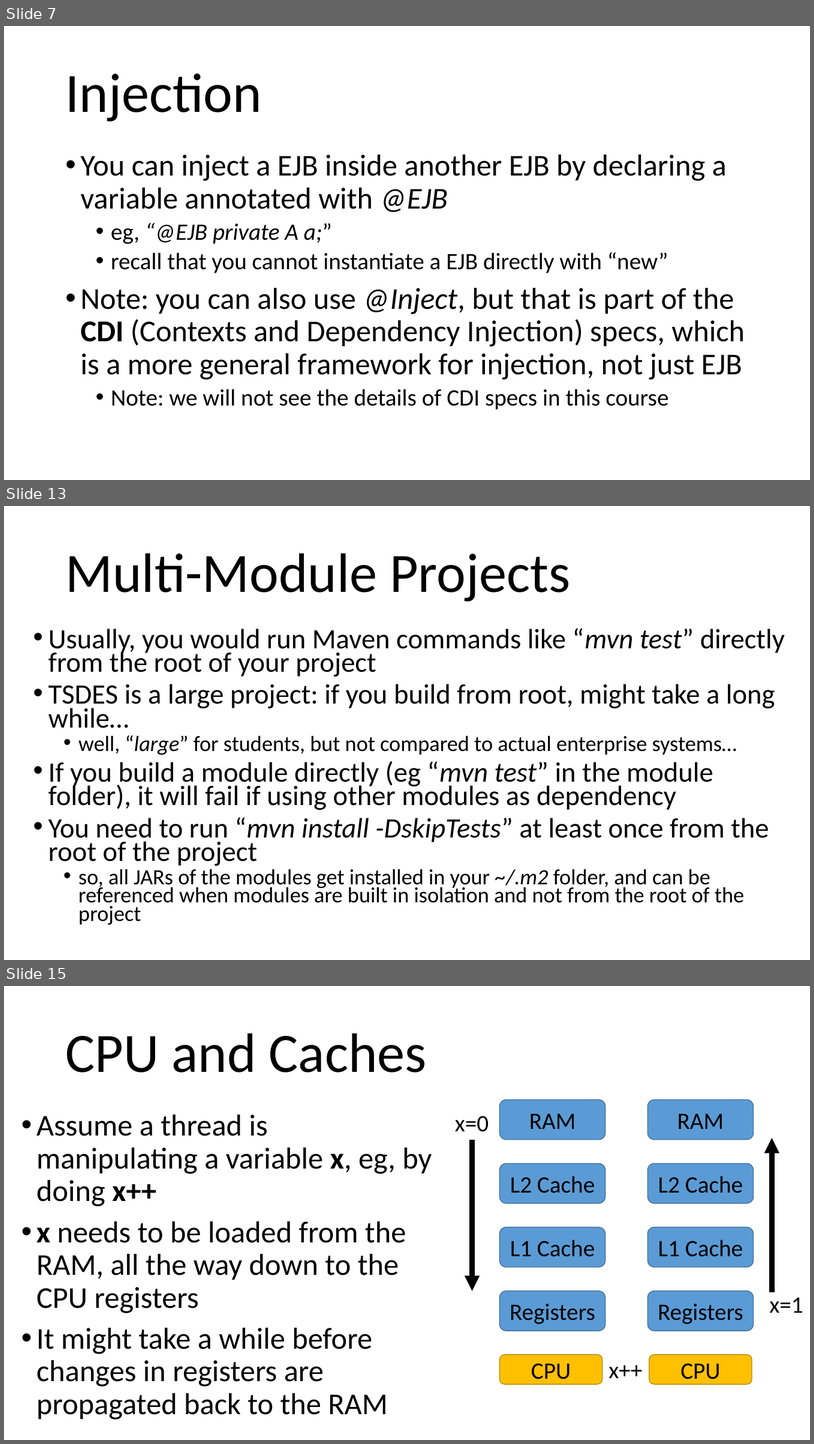
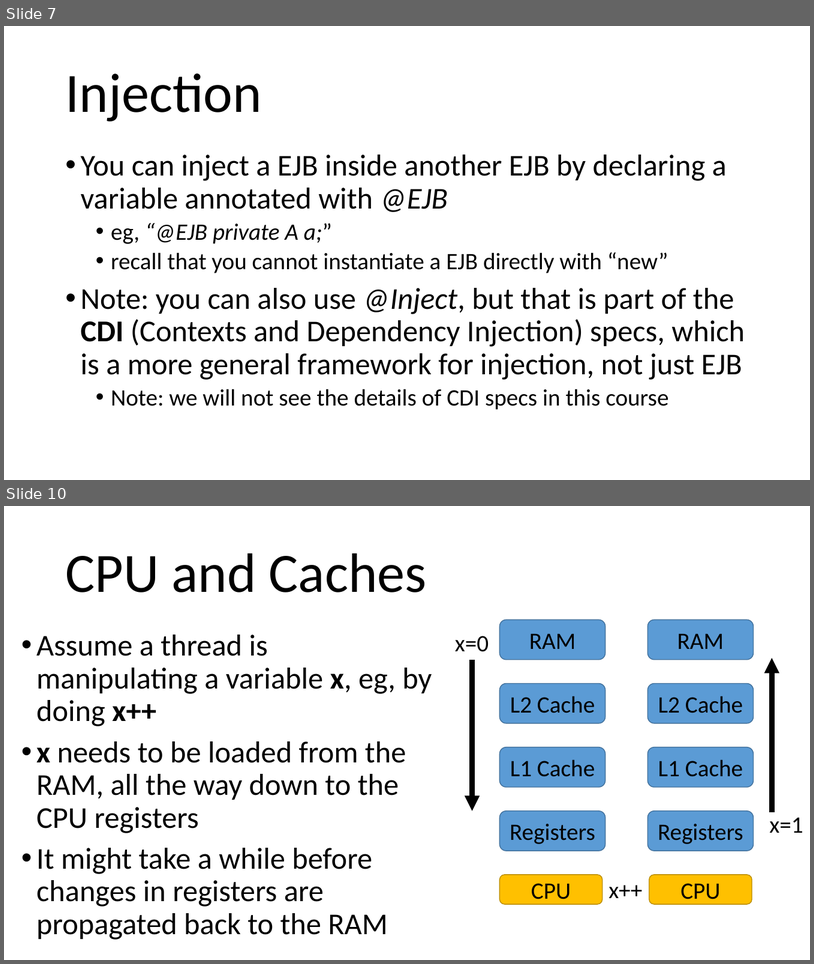
Before and after one commit to arcuri82/testing_security_development_enterprise_systems, a slide deck: doc/intro/slides/lesson_05_ejb.pptx. Shown one above the other, each under a label of ours: slides 7, 13 and 15 before the commit, slides 7 and 10 after it; the slides between them are not shown. The pictures are 814x1444 and 814x964 pixels, drawn with LibreOffice and Linux fonts; fonts in the diff are those of the drawing. Boxes give left, top, right and bottom in pixels: in the first picture for what was removed or moved away, otherwise in the second. Text is boxed around its words. In the diff, an @@ line names an element or a change of style, - is before the commit and + after.

```diff
--- a/doc/intro/slides/lesson_05_ejb.pptx
+++ b/doc/intro/slides/lesson_05_ejb.pptx
@@ slide 13 removed at box(4, 506, 810, 960), background #FFFFFF @@
@@ title removed at box(65, 553, 570, 601) @@
-Multi-Module Projects
@@ text removed at box(48, 628, 785, 925) @@
-• Usually, you would run Maven commands like “mvn test” directly from the root of your project
-• TSDES is a large project: if you build from root, might take a long while…
-  • well, “large” for students, but not compared to actual enterprise systems…
-• If you build a module directly (eg “mvn test” in the module folder), it will fail if using other modules as dependency
-• You need to run “mvn install -DskipTests” at least once from the root of the project
-  • so, all JARs of the modules get installed in your ~/.m2 folder, and can be referenced when modules are built in isolation and not from the root of the project
@@ what was slide 15 is now slide 10 @@
```
Also in this commit, not shown: 4 slides changed, 4 other slides removed, 4 other files.
